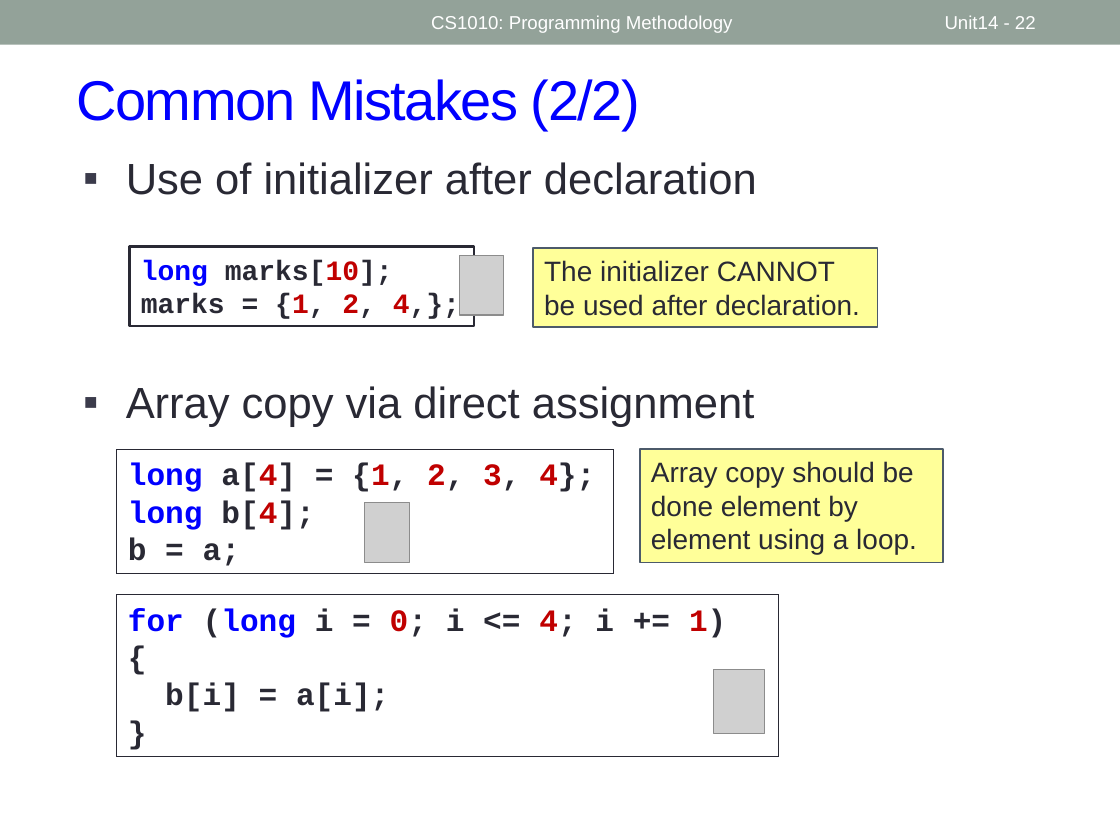
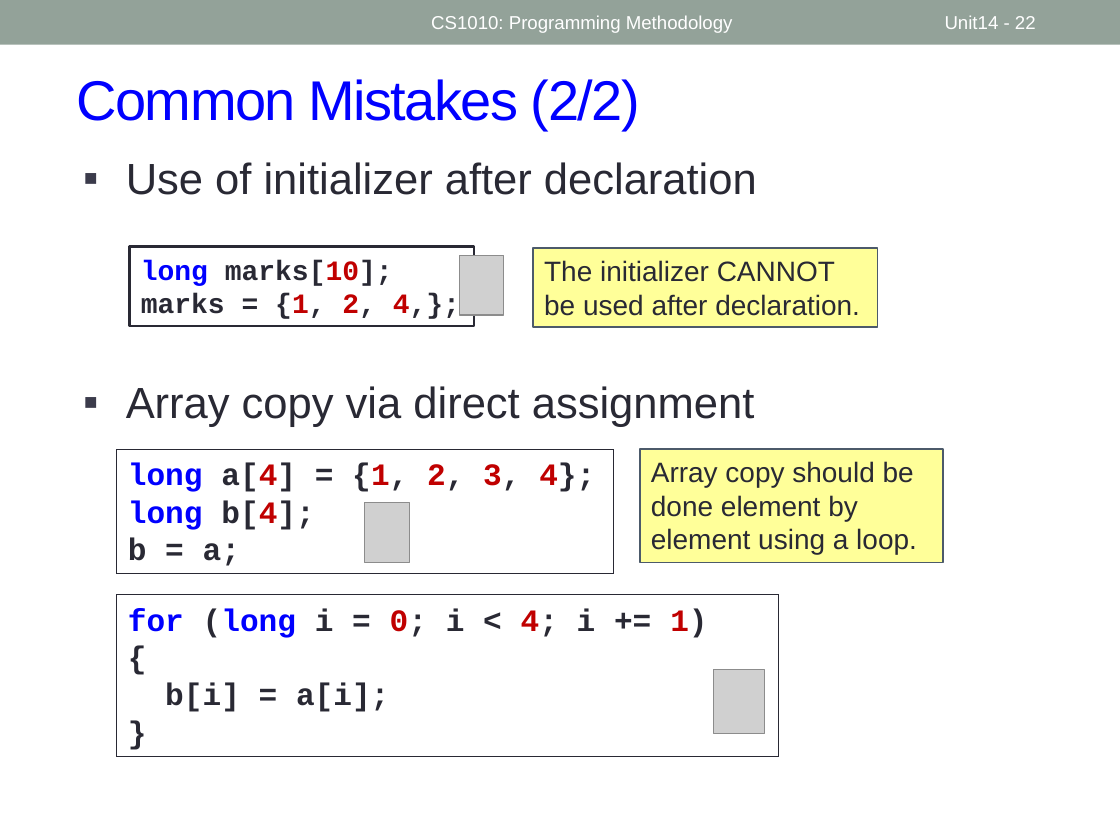
Before and after one commit to nus-cs1010-2526-s2/website, a slide deck: slide 22 of slides/Week6.pptx. Drawn at 1120x840 pixels with LibreOffice and Linux fonts; fonts in the diff are those of the drawing; grey boxes stand for pictures. Boxes give left, top, right and bottom in pixels: in the first picture for what was removed or moved away, otherwise in the second. Text is boxed around its words. In the diff, an @@ line names an element or a change of style, - is before the commit and + after.

```diff
--- a/slides/Week6.pptx
+++ b/slides/Week6.pptx
@@ text in rectangle at (x1=128, y1=608, x2=707, y2=638): text changed @@
-for (long i = 0; i <= 4; i += 1)
+for (long i = 0; i < 4; i += 1)
```
Also in this commit, not shown: 3 other slides changed, 8 other files.
